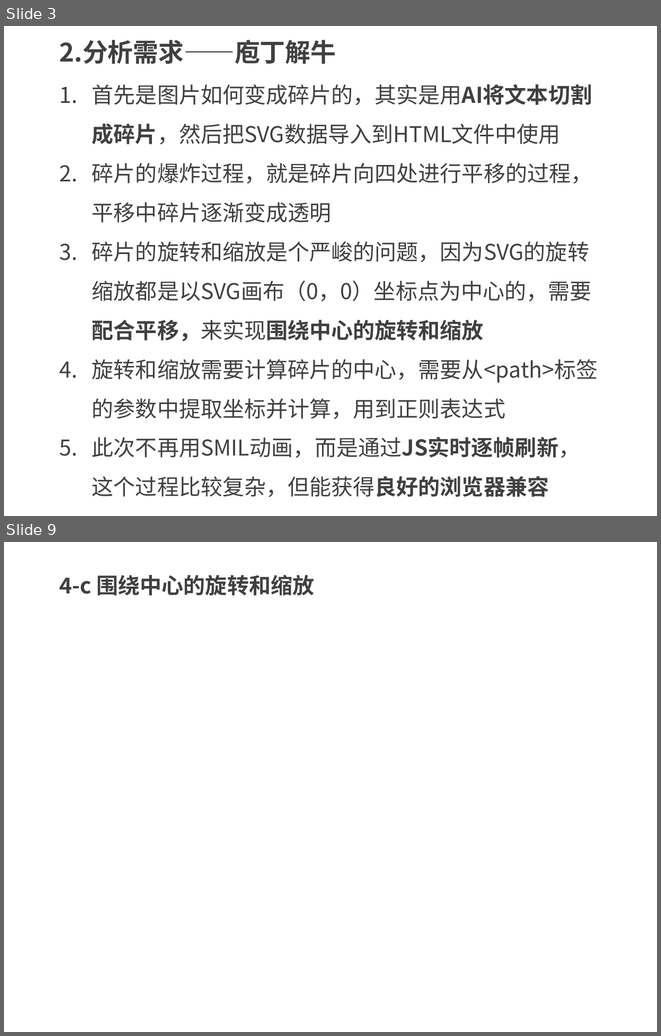
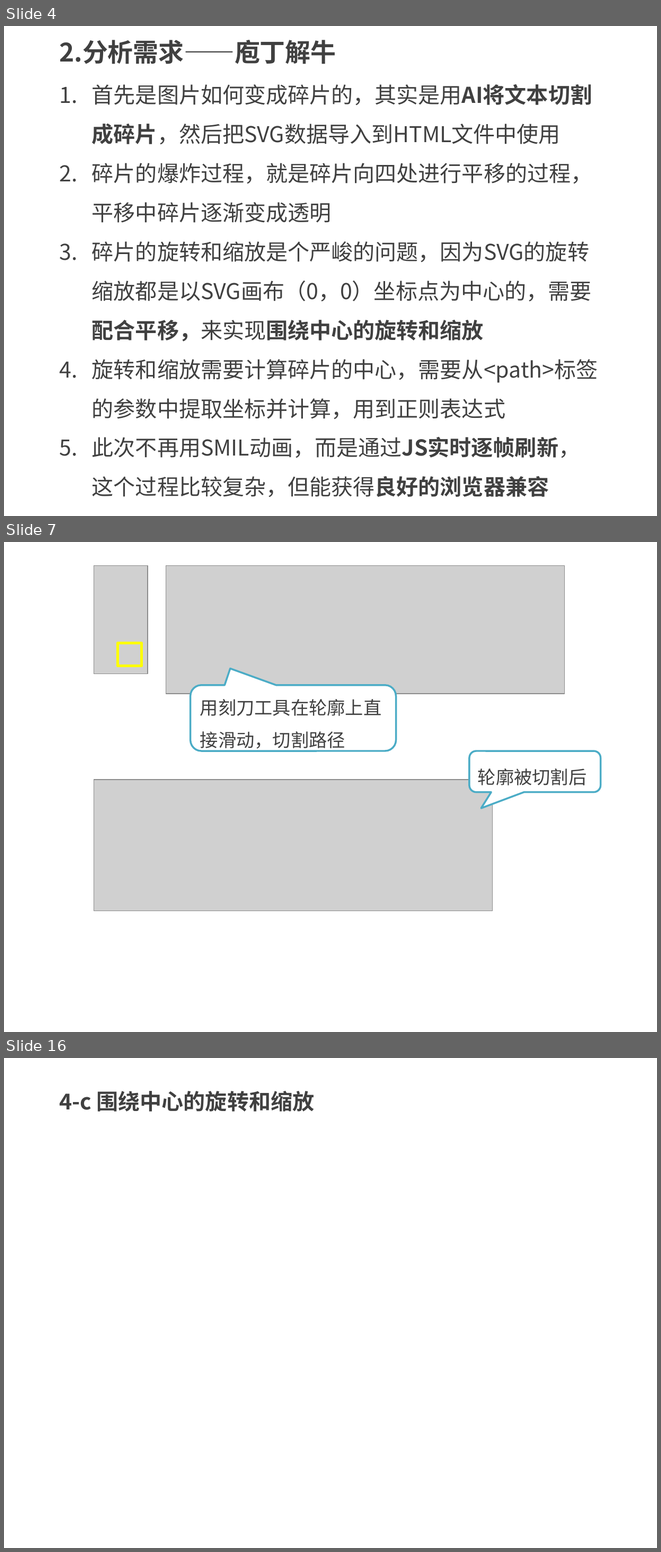
Before and after one commit to kong66/webAni, a slide deck: 20-svg-explode/20.pptx. Shown one above the other, each under a label of ours: slides 3 and 9 before the commit, slides 4, 7 and 16 after it; the slides between them are not shown. The pictures are 661x1036 and 661x1552 pixels, drawn with LibreOffice and Linux fonts; fonts in the diff are those of the drawing; grey boxes stand for pictures. Boxes give left, top, right and bottom in pixels: in the first picture for what was removed or moved away, otherwise in the second. Text is boxed around its words. In the diff, an @@ line names an element or a change of style, - is before the commit and + after.

```diff
--- a/20-svg-explode/20.pptx
+++ b/20-svg-explode/20.pptx
@@ slide 7 added at (4,542,657,1032), background #FFFFFF @@
@@ picture added at (94,565,148,674) @@
@@ picture added at (166,565,565,694) @@
@@ rectangle added at (117,643,142,666), outline #FFFF00 3 pt @@
@@ rounded speech box added at (190,685,396,751), fill #FFFFFF, outline #4BACC6 2 pt, 20 pt, text #404040 @@
+用刻刀工具在轮廓上直接滑动，切割路径
@@ rounded speech box added at (469,751,601,792), fill #FFFFFF, outline #4BACC6 2 pt, 20 pt, text #404040 @@
+轮廓被切割后
@@ picture added at (94,779,493,911) @@
@@ what was slide 3 is now slide 4 @@
@@ what was slide 9 is now slide 16 @@
```
Also in this commit, not shown: 6 slides changed, 8 other slides added, 1 slide removed, 6 other files.
